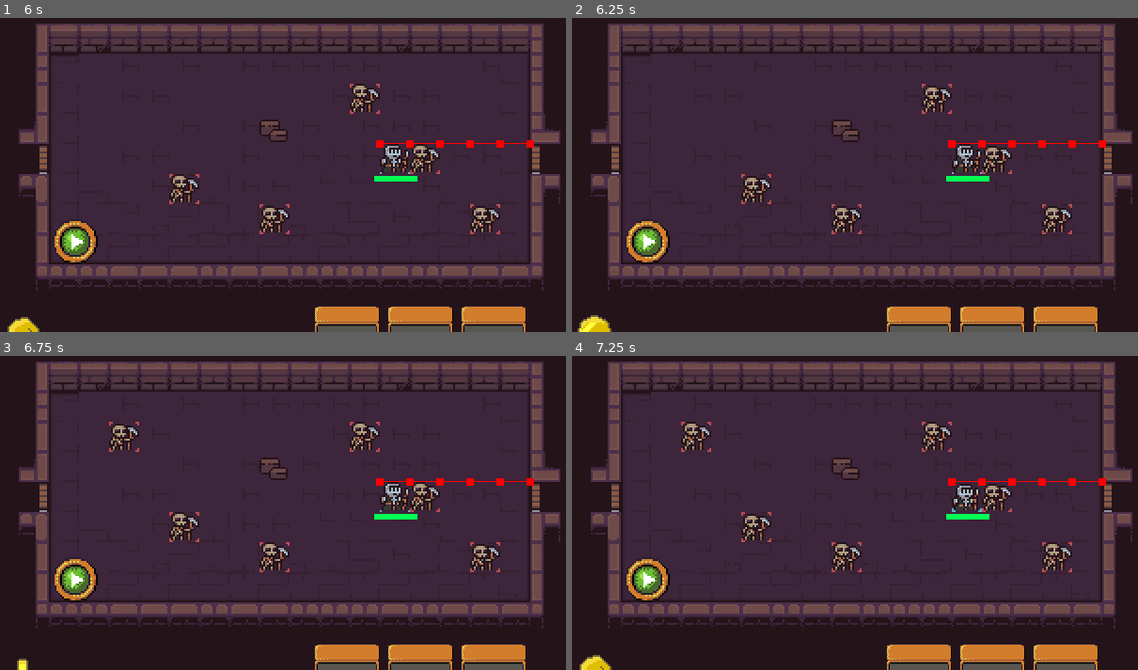
Above: before the commit, frames 1-4 (two rows, left to right).
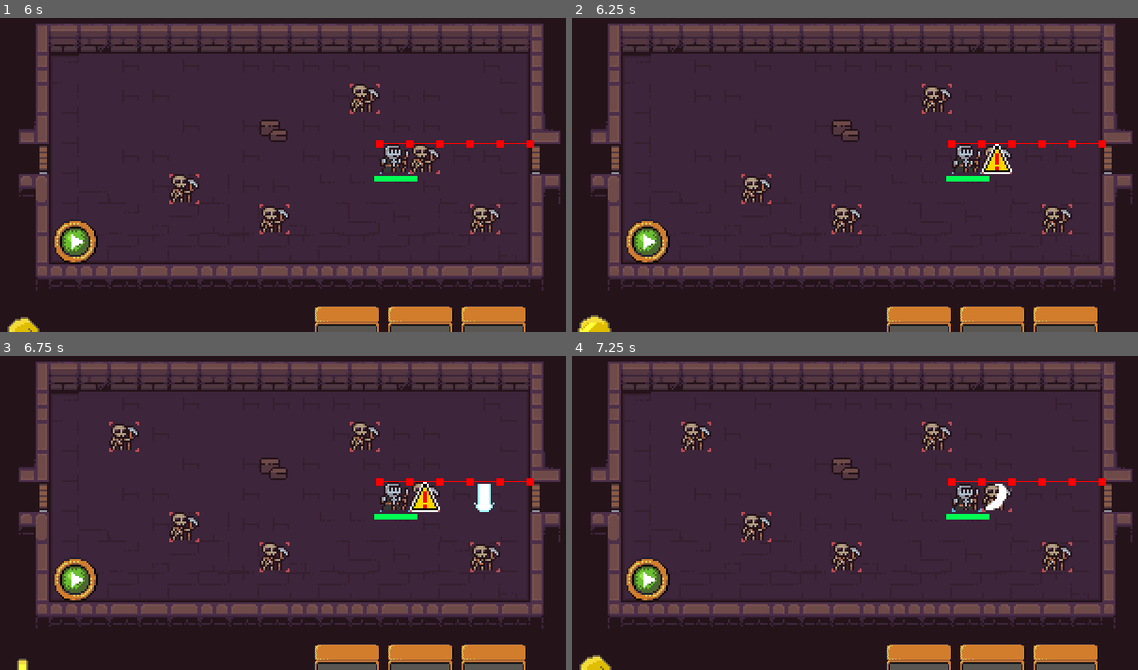
Above: after the commit, the same moments.

Repository: ThermobladeStudios/GMTK-Game-Jam-2023
Game: Godot game, scene res://main.tscn
The game is run twice, just before and just after one commit, with the same random seed, the same clock (stepped at 60 frames per second) and the same inputs.
Inputs (mouse positions are in pixels of both pictures, inside the frame that each line leads up to):
- Up to frame 1 (6 s): click (73, 240) at 0.5 s; click (73, 240) at 1.25 s; click (73, 240) at 2 s; move the mouse to (424, 146) at 2.77 s; click (424, 146) at 2.92 s; move the mouse to (169, 178) at 3.52 s; click (169, 178) at 3.67 s; move the mouse to (350, 87) at 4.27 s; click (350, 87) at 4.42 s; move the mouse to (260, 231) at 5.02 s; click (260, 231) at 5.17 s; move the mouse to (469, 212) at 5.77 s; click (469, 212) at 5.92 s
- Up to frame 2 (6.25 s): no input
- Up to frame 3 (6.75 s): move the mouse to (107, 450) at 6.52 s; click (107, 450) at 6.67 s
- Up to frame 4 (7.25 s): no input

Frame 1 is identical in both runs. In frame 2, 0.3% of the frame differs, in the area x 72-78%, y 40-50%; in frame 3, 0.5%, in the area x 72-88%, y 40-50%; in frame 4, 0.2%.

Commit message:
PHATTTTTTTTTTTTTTTT

Diff:
--- a/Hero/Bot_Hero.gd
+++ b/Hero/Bot_Hero.gd
@@ -85,6 +85,19 @@
 					x.do_damage(10)
 			$AnimatedSprite2D2.play()
 			beam_cd = 5
+		elif (deciding_attack() == 0):
+			var dirs = $Small_Attack.attack.find($Small_Attack.attack.max())
+			if(dirs == 3):
+				$Small_Attack/Small_attack_Right/Smol_Right.play()
+			elif(dirs == 2):
+				$Small_Attack/Small_attack_Left/Smol_Left.play()
+			elif(dirs == 0):
+				$Small_Attack/Small_attack_Up/Smol_up.play()
+			elif(dirs == 1):
+				$Small_Attack/Small_attack_Down/Smol_Down.play()
+
+
+
 
 
 
--- a/Hero/Bot_Hero.tscn
+++ b/Hero/Bot_Hero.tscn
@@ -1,10 +1,11 @@
-[gd_scene load_steps=29 format=3 uid="uid://dw37rc236xqwp"]
+[gd_scene load_steps=35 format=3 uid="uid://dw37rc236xqwp"]
 
 [ext_resource type="Script" path="res://Hero/Bot_Hero.gd" id="1_oc3kn"]
 [ext_resource type="Script" path="res://Hero/Beam_Attack.gd" id="2_ckern"]
 [ext_resource type="Texture2D" uid="uid://ebicjqj3f4hc" path="res://Hero/hero.png" id="2_e6fcu"]
 [ext_resource type="Script" path="res://Hero/Small_Attack.gd" id="2_ehfhu"]
 [ext_resource type="Texture2D" uid="uid://cu6f44p6kr0hm" path="res://Placables/Obastacles/Caution..png" id="4_s2ldx"]
+[ext_resource type="Texture2D" uid="uid://chavjprap2oba" path="res://Hero/schwing.png" id="6_6ank1"]
 [ext_resource type="Texture2D" uid="uid://f2bt40xqkyg5" path="res://Hero/Beam.png" id="6_ufdlj"]
 
 [sub_resource type="RectangleShape2D" id="RectangleShape2D_u7o58"]
@@ -71,6 +72,45 @@
 
 [sub_resource type="RectangleShape2D" id="RectangleShape2D_uojpf"]
 size = Vector2(14, 14)
+
+[sub_resource type="AtlasTexture" id="AtlasTexture_gesp1"]
+atlas = ExtResource("6_ufdlj")
+region = Rect2(16, 32, 16, 16)
+
+[sub_resource type="AtlasTexture" id="AtlasTexture_eu3ro"]
+atlas = ExtResource("6_6ank1")
+region = Rect2(0, 0, 16, 16)
+
+[sub_resource type="AtlasTexture" id="AtlasTexture_fme5o"]
+atlas = ExtResource("6_6ank1")
+region = Rect2(16, 0, 16, 16)
+
+[sub_resource type="AtlasTexture" id="AtlasTexture_6dulh"]
+atlas = ExtResource("6_6ank1")
+region = Rect2(32, 0, 16, 16)
+
+[sub_resource type="SpriteFrames" id="SpriteFrames_3rdom"]
+animations = [{
+"frames": [{
+"duration": 1.0,
+"texture": SubResource("AtlasTexture_gesp1")
+}, {
+"duration": 1.0,
+"texture": SubResource("AtlasTexture_eu3ro")
+}, {
+"duration": 1.0,
+"texture": SubResource("AtlasTexture_fme5o")
+}, {
+"duration": 1.0,
+"texture": SubResource("AtlasTexture_6dulh")
+}, {
+"duration": 1.0,
+"texture": SubResource("AtlasTexture_gesp1")
+}],
+"loop": false,
+"name": &"default",
+"speed": 12.0
+}]
 
 [sub_resource type="AtlasTexture" id="AtlasTexture_n11ut"]
 atlas = ExtResource("6_ufdlj")
@@ -196,23 +236,42 @@
 position = Vector2(8, -8)
 shape = SubResource("RectangleShape2D_uojpf")
 
+[node name="Smol_up" type="AnimatedSprite2D" parent="Small_Attack/Small_attack_Up"]
+position = Vector2(8, -8)
+rotation = -1.57079
+sprite_frames = SubResource("SpriteFrames_3rdom")
+
 [node name="Small_attack_Down" type="Area2D" parent="Small_Attack"]
 
 [node name="CollisionShape2D3" type="CollisionShape2D" parent="Small_Attack/Small_attack_Down"]
 position = Vector2(8, 24)
 shape = SubResource("RectangleShape2D_uojpf")
 
+[node name="Smol_Down" type="AnimatedSprite2D" parent="Small_Attack/Small_attack_Down"]
+position = Vector2(8, 24)
+rotation = 1.57079
+sprite_frames = SubResource("SpriteFrames_3rdom")
+
 [node name="Small_attack_Left" type="Area2D" parent="Small_Attack"]
 
 [node name="CollisionShape2D1" type="CollisionShape2D" parent="Small_Attack/Small_attack_Left"]
 position = Vector2(-8, 8)
 shape = SubResource("RectangleShape2D_uojpf")
 
+[node name="Smol_Left" type="AnimatedSprite2D" parent="Small_Attack/Small_attack_Left"]
+position = Vector2(-8, 8)
+sprite_frames = SubResource("SpriteFrames_3rdom")
+flip_h = true
+
 [node name="Small_attack_Right" type="Area2D" parent="Small_Attack"]
 
 [node name="CollisionShape2D2" type="CollisionShape2D" parent="Small_Attack/Small_attack_Right"]
 position = Vector2(24, 8)
 shape = SubResource("RectangleShape2D_uojpf")
+
+[node name="Smol_Right" type="AnimatedSprite2D" parent="Small_Attack/Small_attack_Right"]
+position = Vector2(24, 8)
+sprite_frames = SubResource("SpriteFrames_3rdom")
 
 [node name="Node2D" type="Node2D" parent="Small_Attack"]
 
--- a/Placables/Minions/Melee_Minion.tscn
+++ b/Placables/Minions/Melee_Minion.tscn
@@ -141,7 +141,7 @@
 "speed": 5.0
 }]
 
-[node name="Minion" type="Area2D"]
+[node name="Minion" type="Area2D" groups=["minions"]]
 script = ExtResource("1_xl2vd")
 
 [node name="CollisionShape2D" type="CollisionShape2D" parent="."]
@@ -152,3 +152,4 @@
 position = Vector2(8, 8)
 sprite_frames = SubResource("SpriteFrames_4mqkb")
 animation = &"Skeleton1"
+autoplay = "Skeleton1"
Binary file added: Hero/schwing.png
Not shown, added: Hero/schwing.png.import
Not shown: 1 places in Player/Player_UI.tscn that only renumber resources
Not shown: 1 places in Player/button.tscn that only renumber resources
Not shown: 1 places in main.tscn that only renumber resources
